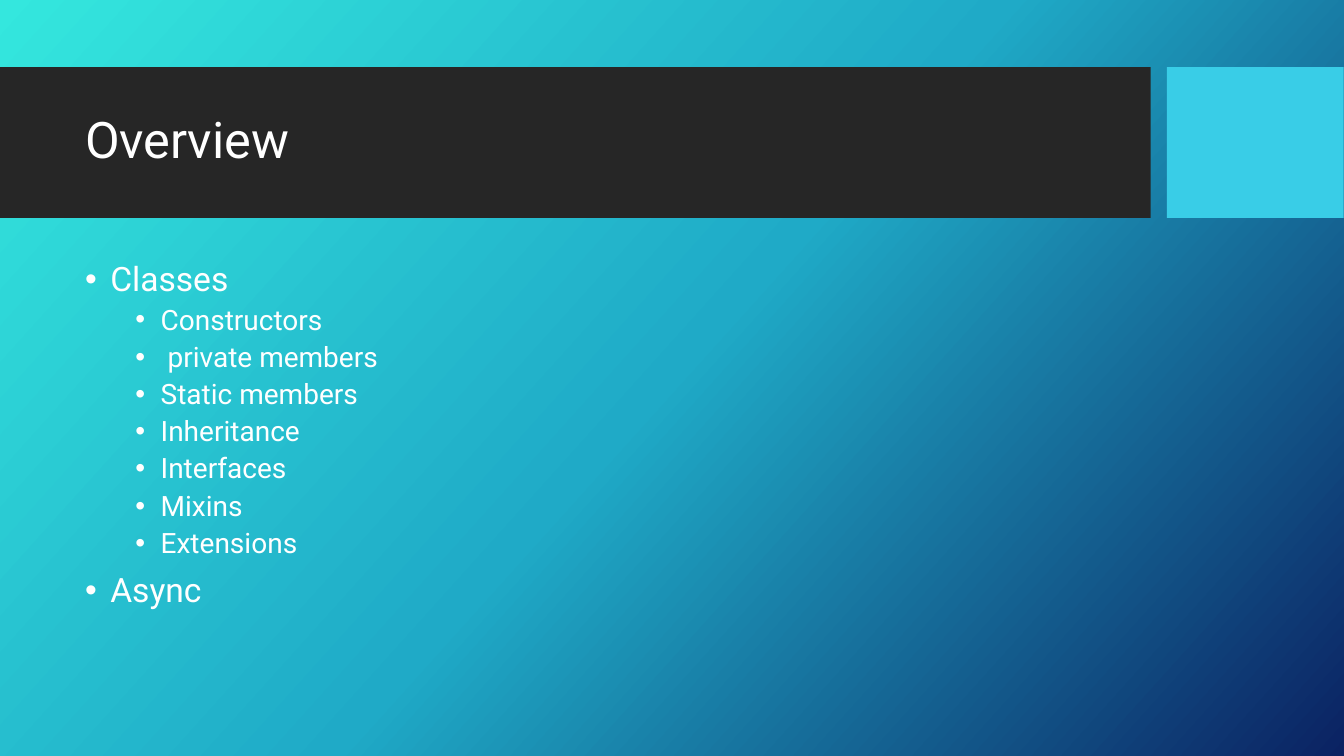
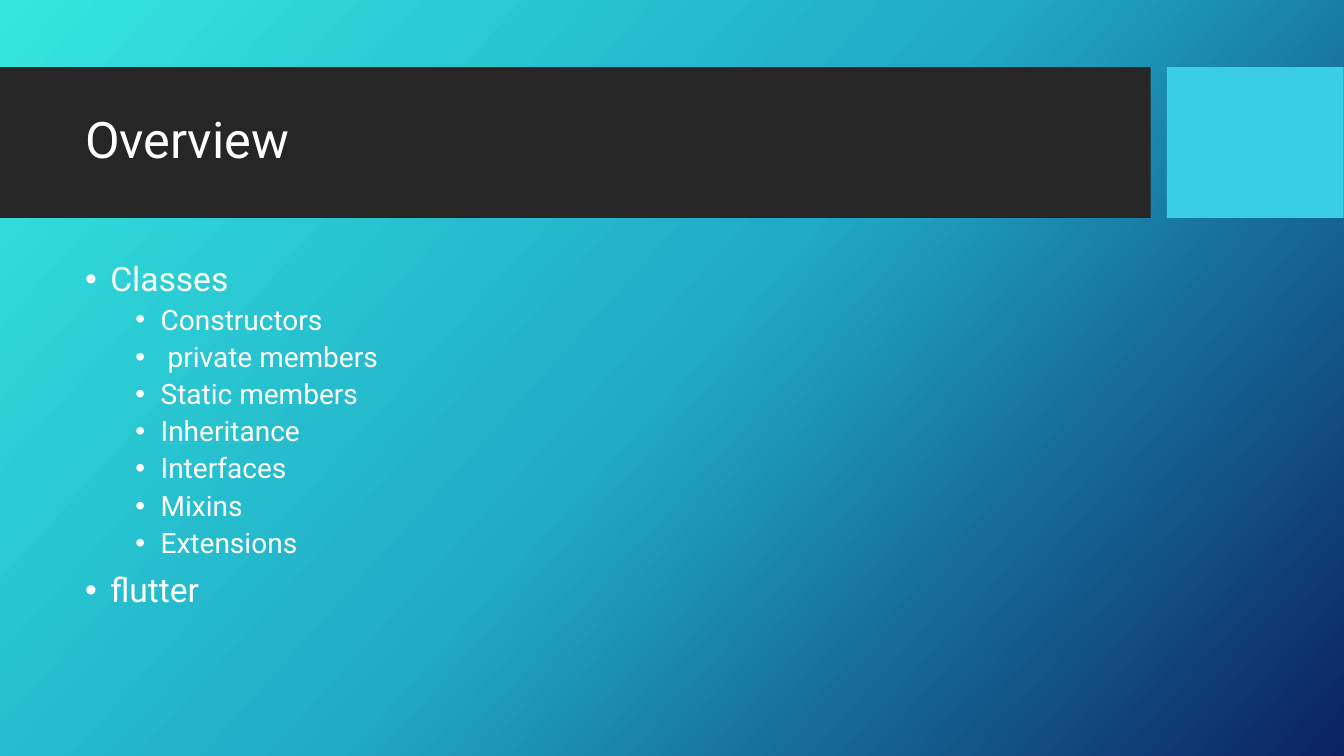
Before and after one commit to GDSC-ADEK/dart-flutter-course, a slide deck: slide 2 of week3/week3_slideshow.pptx. Drawn at 1344x756 pixels with LibreOffice and Linux fonts; fonts in the diff are those of the drawing; background and template pictures are left out. Boxes give left, top, right and bottom in pixels: in the first picture for what was removed or moved away, otherwise in the second. Text is boxed around its words. In the diff, an @@ line names an element or a change of style, - is before the commit and + after.

```diff
--- a/week3/week3_slideshow.pptx
+++ b/week3/week3_slideshow.pptx
@@ text at [110,576,199,603]: text changed @@
-• Async
+• flutter
```
Also in this commit, not shown: 3 other slides changed.
